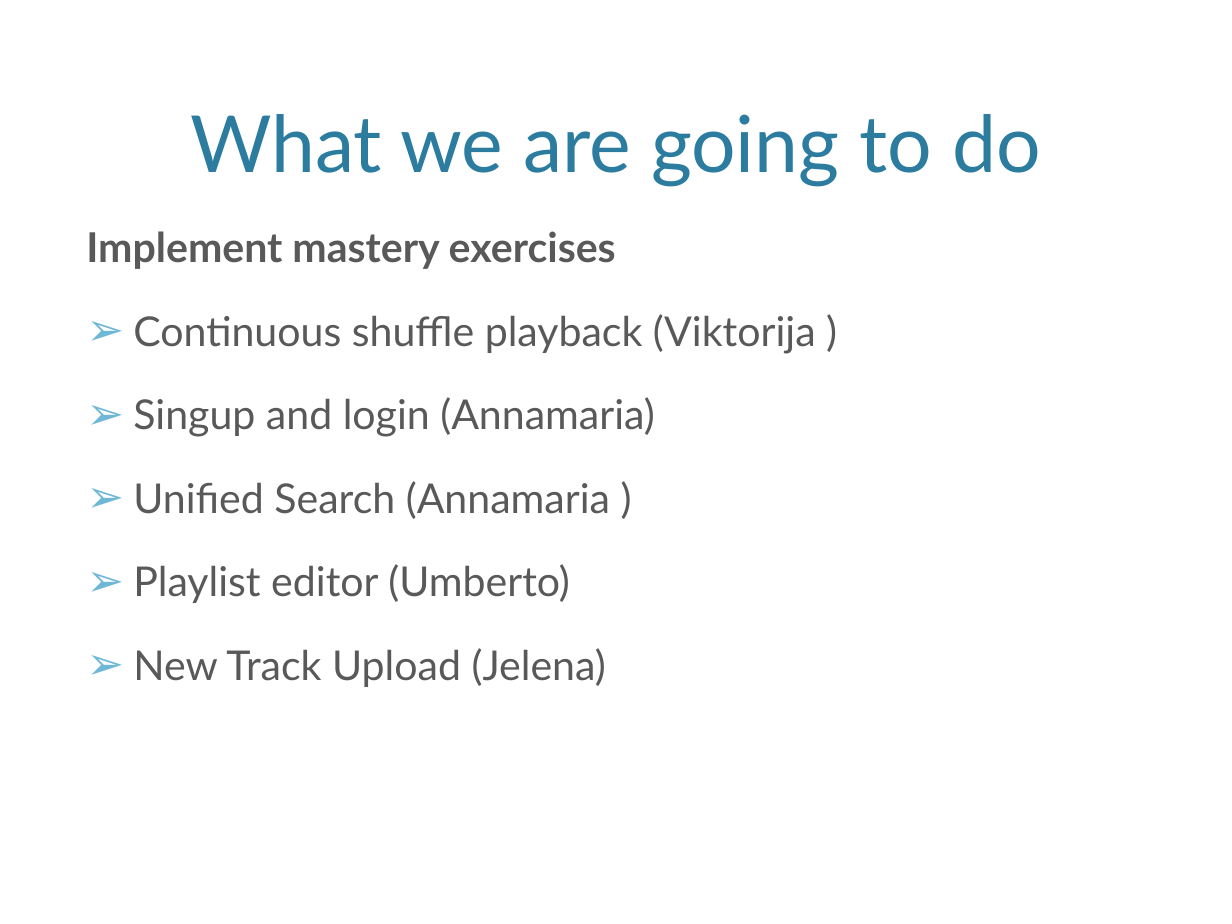
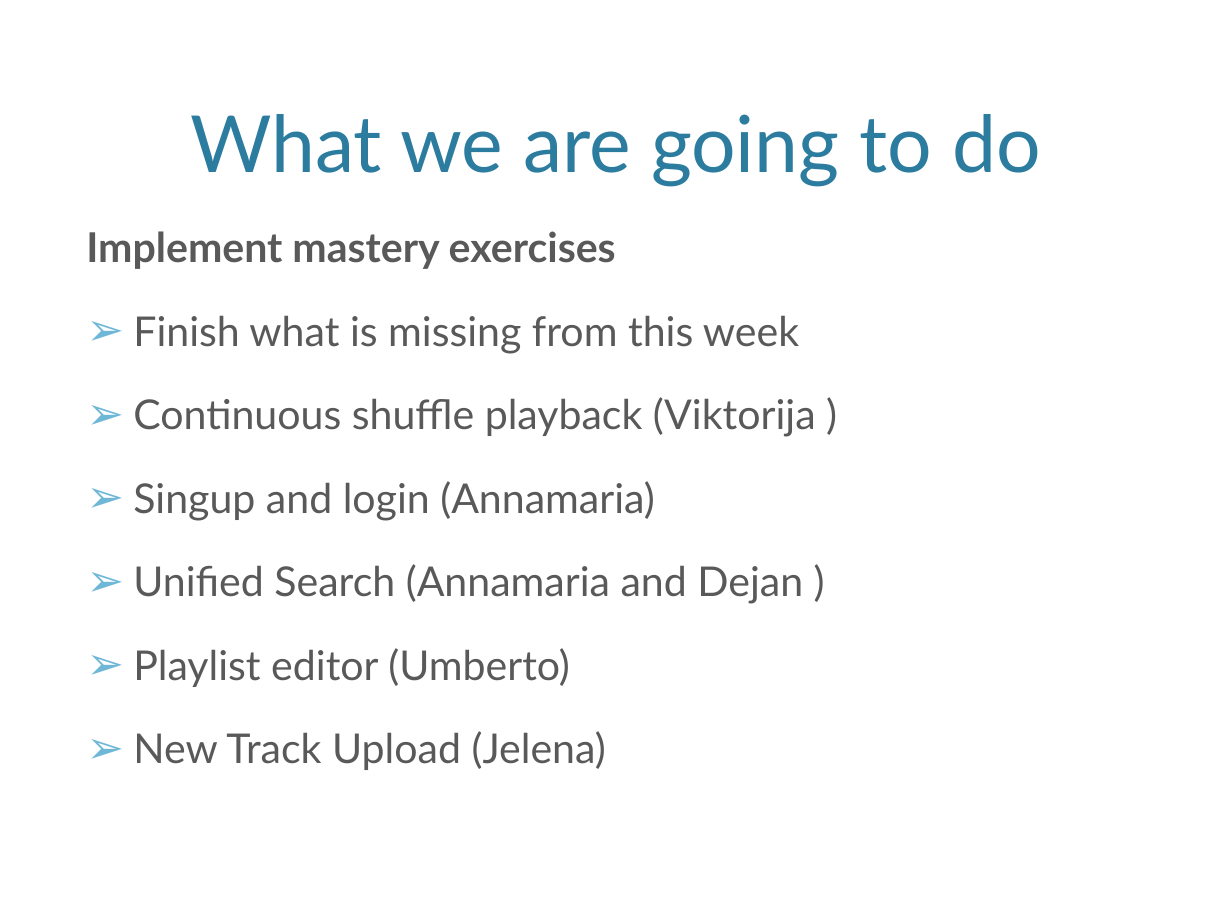
Before and after one commit to VickyBF/AB1, a slide deck: slide 3 of Milestone_2.pptx. Drawn at 1232x924 pixels with LibreOffice and Linux fonts; fonts in the diff are those of the drawing; background and template pictures are left out. Boxes give left, top, right and bottom in pixels: in the first picture for what was removed or moved away, otherwise in the second. Text is boxed around its words. In the diff, an @@ line names an element or a change of style, - is before the commit and + after.

```diff
--- a/Milestone_2.pptx
+++ b/Milestone_2.pptx
@@ text at (133, 315, 799, 354): paragraph added @@
+➢ Finish what is missing from this week
@@ text at (133, 564, 803, 604): text changed @@
-➢ Unified Search (Annamaria )
+➢ Unified Search (Annamaria and Dejan )
```
Also in this commit, not shown: 1 other slide changed.
